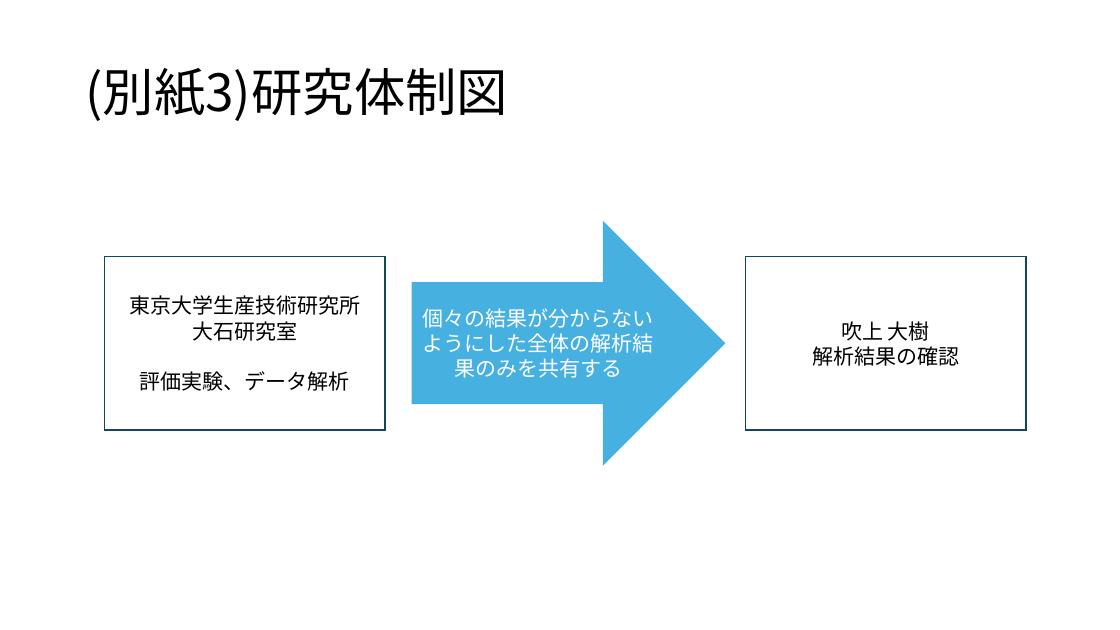
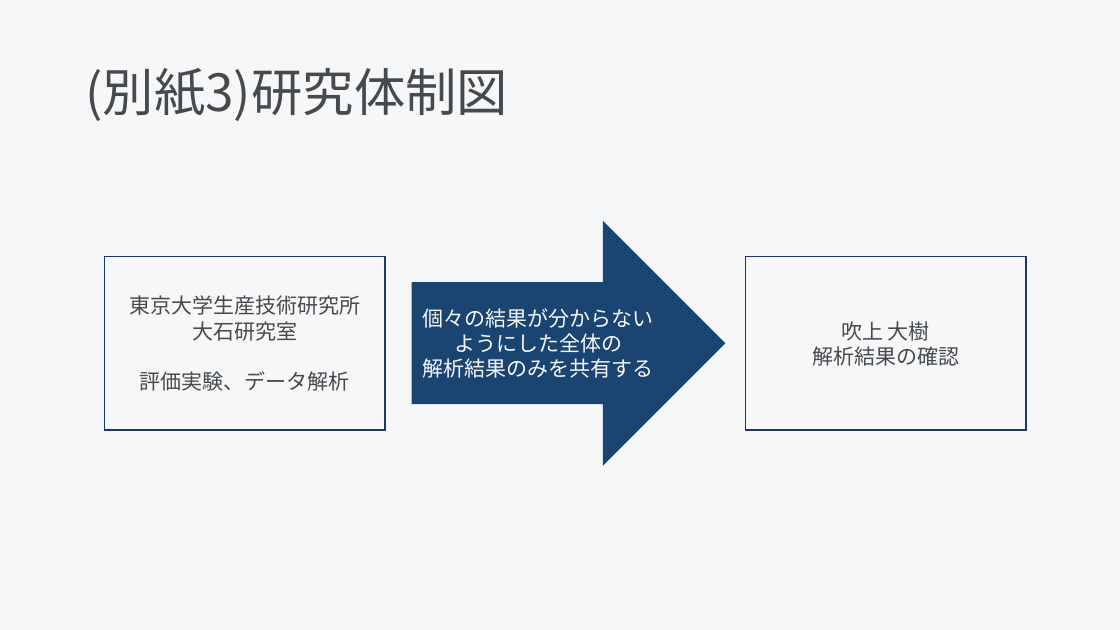
Before and after one commit to HAMADAKAZUKI2423/lab, a slide deck: slide 1 of tex/ethicsreview/ethics_review_visibility/別紙3研究体制図.pptx. Drawn at 1120x630 pixels with LibreOffice and Linux fonts; fonts in the diff are those of the drawing. Boxes give left, top, right and bottom in pixels: in the first picture for what was removed or moved away, otherwise in the second. Text is boxed around its words. In the diff, an @@ line names an element or a change of style, - is before the commit and + after.

Commit message:
研究体制図完成

```diff
--- a/tex/ethicsreview/ethics_review_visibility/別紙3研究体制図.pptx
+++ b/tex/ethicsreview/ethics_review_visibility/別紙3研究体制図.pptx
@@ background #FFFFFF to #F6F7F8 @@
@@ title "(別紙3)研究体制図" at (85, 68, 508, 121): text colour #000000 to #474A4D @@
@@ right arrow "個々の結果が分からないようにした全体の 解析結果のみを共有する" at (413, 223, 724, 463): fill #46B1E1 to #1A4472; outline #46B1E1 1.5 pt to #1A4472 1.5 pt @@
@@ rectangle "東京大学生産技術研究所" at (105, 256, 386, 429): text colour #000000 to #474A4D; fill #FFFFFF to #F6F7F8; outline #104760 1.5 pt to #1C356C 1.5 pt @@
@@ rectangle "吹上 大樹" at (746, 256, 1027, 429): text colour #000000 to #474A4D; fill #FFFFFF to #F6F7F8; outline #104760 1.5 pt to #1C356C 1.5 pt @@
@@ text in right arrow at (423, 308, 654, 378): text changed; text colour #FFFFFF to #F6F7F8 @@
-個々の結果が分からないようにした全体の解析結果のみを共有する
+個々の結果が分からないようにした全体の
+解析結果のみを共有する
```
